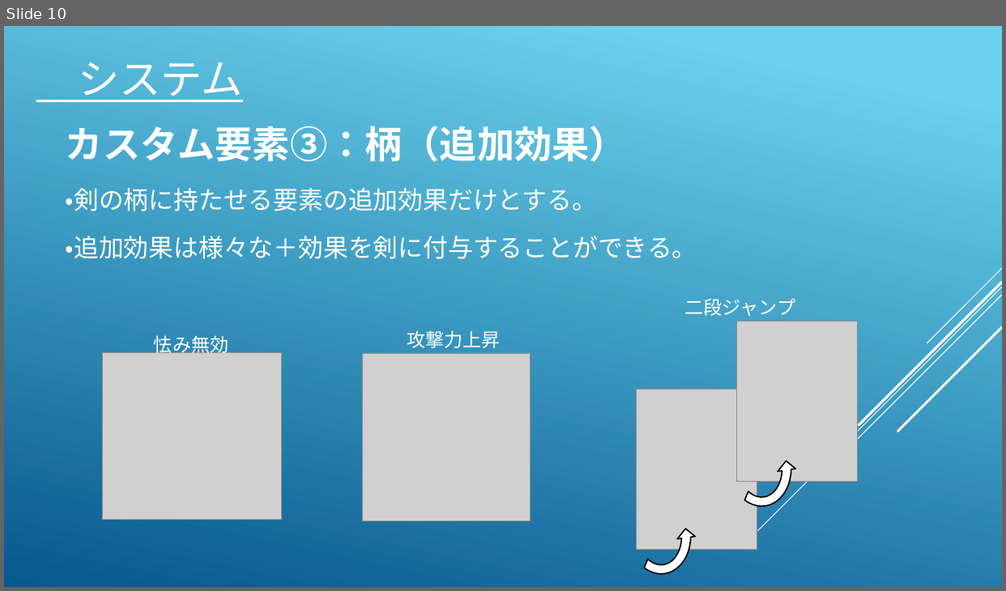
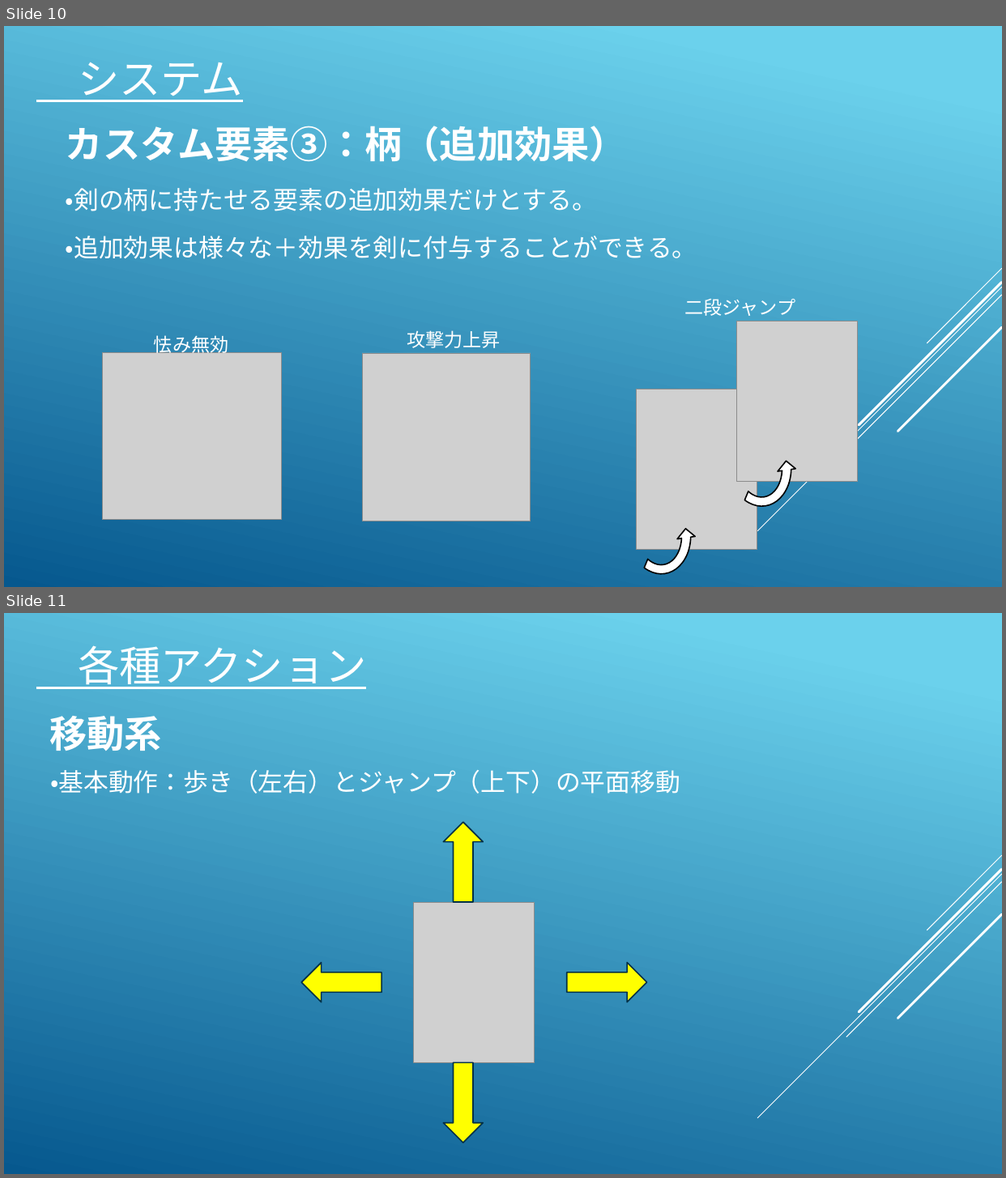
Before and after one commit to koike0723/Aso2020Winter, a slide deck: 企画書.pptx. Shown one above the other, each under a label of ours: slide 10 before the commit, slides 10 and 11 after it. The pictures are 1006x591 and 1006x1178 pixels, drawn with LibreOffice and Linux fonts; fonts in the diff are those of the drawing; grey boxes stand for pictures. Boxes give left, top, right and bottom in pixels: in the first picture for what was removed or moved away, otherwise in the second. Text is boxed around its words. In the diff, an @@ line names an element or a change of style, - is before the commit and + after.

```diff
--- a/企画書.pptx
+++ b/企画書.pptx
@@ slide 11 added at box(4, 613, 1002, 1174), background gradient #6ED2EB to #06588E; not listed: 5 template elements that a slide beside it also shows @@
@@ text added at box(78, 645, 366, 689), 40 pt, text #FFFFFF, underline @@
+各種アクション
@@ text added at box(49, 716, 162, 751), 36 pt, text #FFFFFF, bold @@
+移動系
@@ text added at box(50, 770, 680, 794), 24 pt, text #FFFFFF @@
+・基本動作：歩き（左右）とジャンプ（上下）の平面移動
@@ right arrow added at box(444, 822, 484, 902), fill #FFFF00, outline #043148 1.25 pt @@
@@ picture added at box(414, 902, 535, 1063) @@
@@ right arrow added at box(301, 963, 381, 1003), fill #FFFF00, outline #043148 1.25 pt @@
@@ right arrow added at box(567, 963, 647, 1003), fill #FFFF00, outline #043148 1.25 pt @@
@@ right arrow added at box(444, 1063, 484, 1143), fill #FFFF00, outline #043148 1.25 pt @@
```
Also in this commit, not shown: 5 slides changed, 7 other slides added, 8 slides removed, 8 other files.
